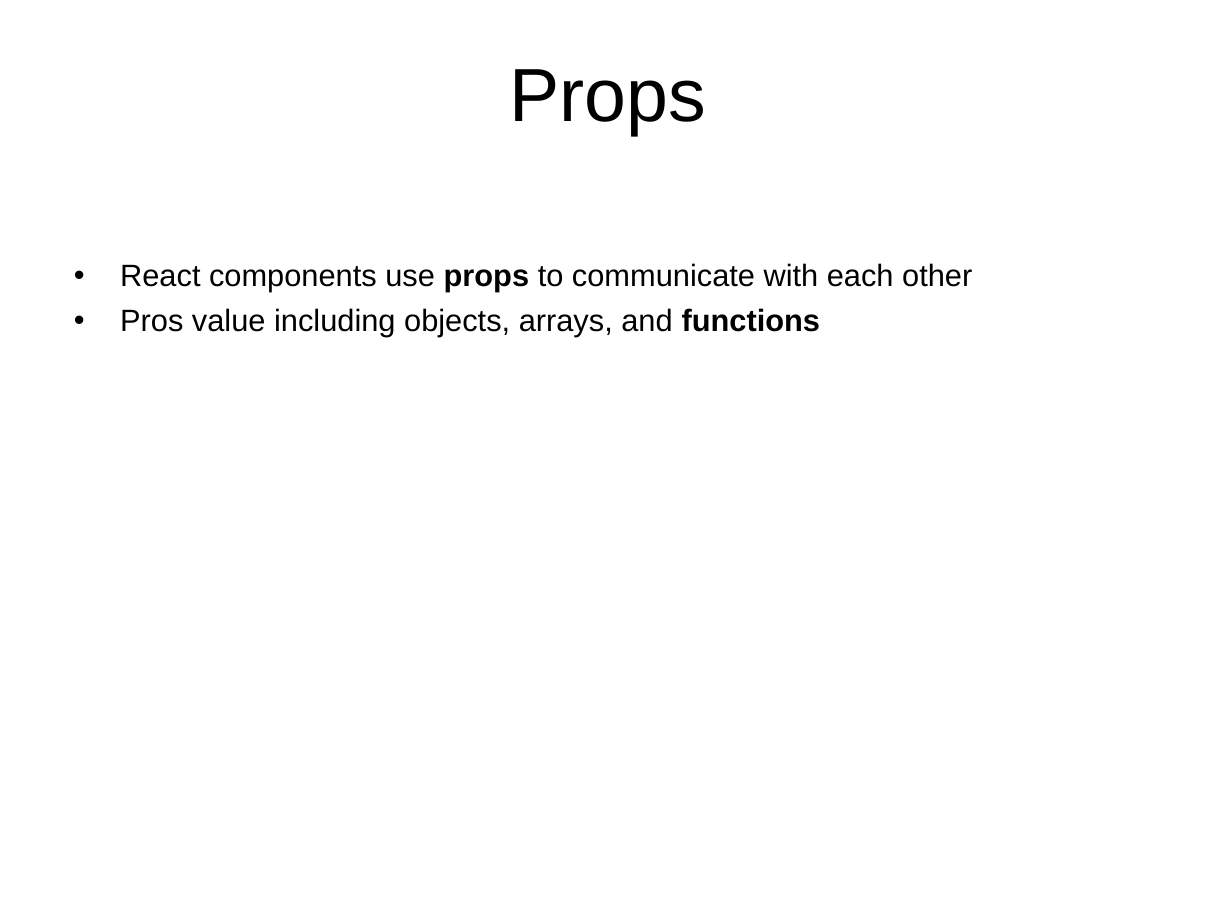
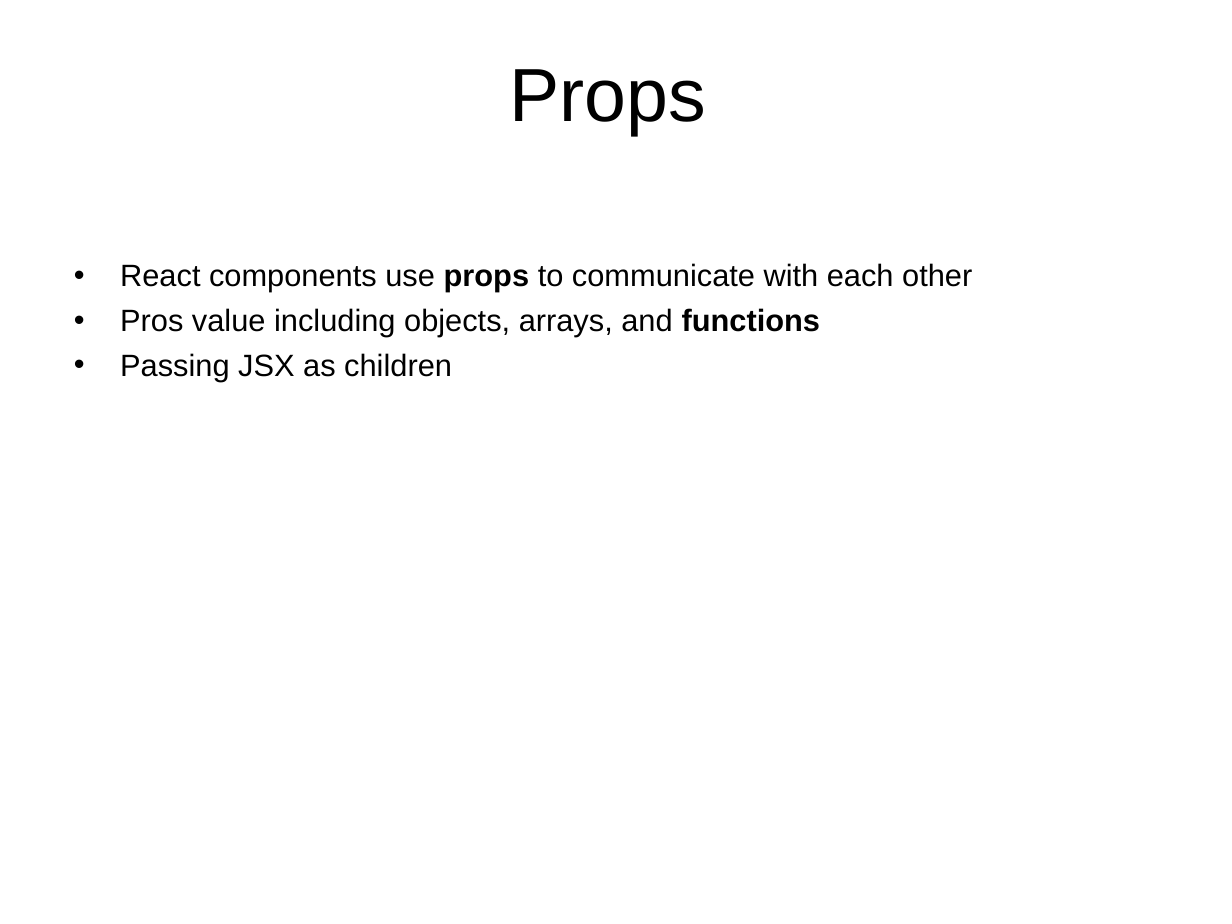
Before and after one commit to thongleclv/reactjs, a slide deck: slide 10 of React Overview.ppt (slide 12 before the commit). Drawn at 1232x924 pixels with LibreOffice and Linux fonts; fonts in the diff are those of the drawing; background and template pictures are left out. Boxes give left, top, right and bottom in pixels: in the first picture for what was removed or moved away, otherwise in the second. Text is boxed around its words. In the diff, an @@ line names an element or a change of style, - is before the commit and + after.

```diff
--- a/React Overview.ppt
+++ b/React Overview.ppt
@@ text at [120, 353, 452, 381]: paragraph added @@
+• Passing JSX as children
```
Also in this commit, not shown: 7 other slides changed, 8 slides added, 5 slides removed, 1 other file.
